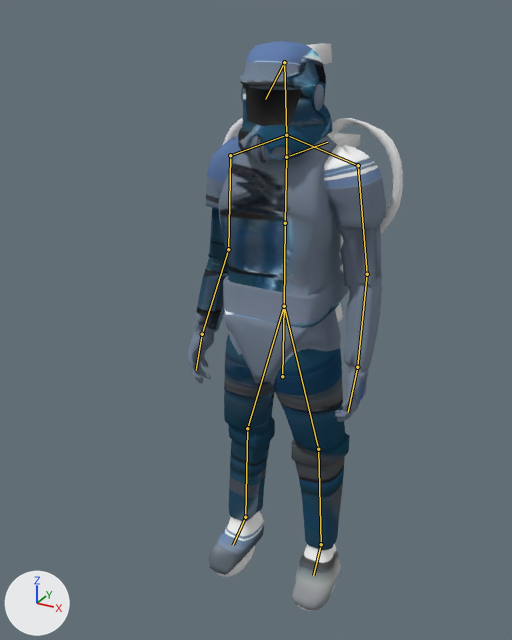
An edit to the Blender file UnityProject/Assets/Meshes/Character/Character.blend, drawn before and after from the same camera.
Rendered twice from a camera (50 mm lens) standing at (0.985, -1.966, 1.984) and looking at (-0.131, 0.062, 0.97). The axes (+X, +Y, +Z) are drawn at lower left. The lights are the same throughout. The bones that bend it are drawn over the model as lines.

Names of what the first picture shows: 'jetpack', 'main', 'repulsion', 'visor'.
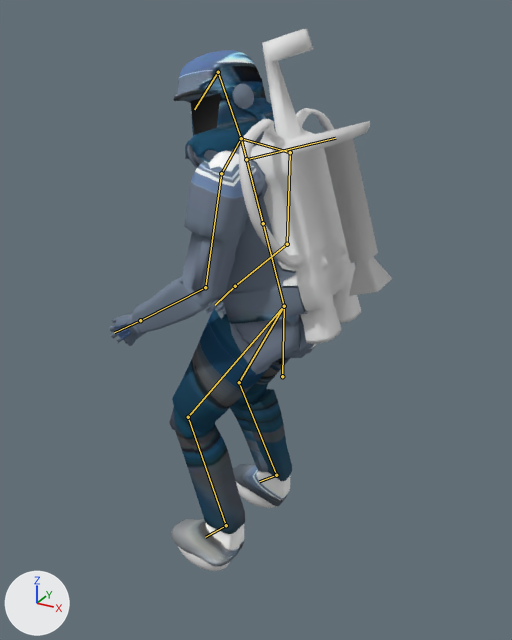
The newer file adds an action. The first version stands in its rest pose; the second is drawn at frame 0 of the action 'GroundSlide_fast'.

Pixel boxes (x1, y1, x2, y2) of what changed, in the pictures (512 x 640 px):
'main', posed
    before: (188, 41, 386, 610)
    after: (109, 50, 316, 566)
'jetpack', posed (15% narrower, 12% taller)
    before: (223, 43, 403, 323)
    after: (239, 29, 392, 344)
'visor', posed (43% narrower)
    before: (245, 86, 302, 126)
    after: (189, 93, 221, 135)
'repulsion', posed
    before: (217, 546, 335, 611)
    after: (178, 482, 277, 571)
bone 'Spine', root to tip
    before: (284, 306) to (285, 223)
    after: (284, 306) to (263, 223)
bone 'RightArm', root to tip
    before: (230, 155) to (228, 249)
    after: (290, 152) to (287, 244)
bone 'RightForeArm', root to tip
    before: (228, 249) to (202, 334)
    after: (287, 244) to (235, 286)
bone 'LeftArm', root to tip
    before: (358, 165) to (367, 274)
    after: (221, 173) to (205, 287)
bone 'LeftForeArm', root to tip
    before: (367, 274) to (357, 367)
    after: (205, 287) to (140, 320)
bone 'Head', root to tip
    before: (286, 135) to (284, 62)
    after: (241, 138) to (218, 72)
bone 'LeftUpLeg', root to tip
    before: (284, 306) to (318, 449)
    after: (284, 306) to (188, 417)
bone 'LeftLeg', root to tip
    before: (318, 449) to (321, 544)
    after: (188, 417) to (226, 525)
bone 'LeftFoot', root to tip
    before: (321, 544) to (313, 575)
    after: (226, 525) to (205, 537)
bone 'RightUpLeg', root to tip
    before: (284, 306) to (247, 428)
    after: (284, 306) to (239, 382)
bone 'RightLeg', root to tip
    before: (247, 428) to (245, 517)
    after: (239, 382) to (276, 475)
bone 'RightFoot', root to tip
    before: (245, 517) to (233, 545)
    after: (276, 475) to (259, 481)

The edits, one by one:
Bone 'Hips' (bone_hips) turns from (0, 0, 0) to (0, -90, 0) degrees about its own x, y and z.
Bone 'Spine' (bone_spine) turns from (0, 0, 0) to (16, 0, 0) degrees about its own x, y and z.
Bone 'RightArm' (bone_rightarm) turns from (0, 0, 0) to (-28, 3, 0) degrees about its own x, y and z.
Bone 'RightForeArm' (bone_rightforearm) turns from (0, 0, 0) to (-12, 2, -3) degrees about its own x, y and z.
Bone 'LeftArm' (bone_leftarm) turns from (0, 0, 0) to (-30, -3, 1) degrees about its own x, y and z.
Bone 'LeftForeArm' (bone_leftforearm) turns from (0, 0, 0) to (-21, -2, 5) degrees about its own x, y and z.
Bone 'Head' (bone_head) turns from (0, 0, 0) to (-10, 62, -15) degrees about its own x, y and z.
Bone 'LeftUpLeg' (bone_leftupleg) turns from (0, 0, 0) to (5, -6, -34) degrees about its own x, y and z.
Bone 'LeftLeg' (bone_leftleg) turns from (0, 0, 0) to (57, 2, 4) degrees about its own x, y and z.
Bone 'LeftFoot' (bone_leftfoot) turns from (0, 0, 0) to (-39, 4, -9) degrees about its own x, y and z.
Bone 'RightUpLeg' (bone_rightupleg) turns from (0, 0, 0) to (4, 6, 31) degrees about its own x, y and z.
Bone 'RightLeg' (bone_rightleg) turns from (0, 0, 0) to (50, -2, -3) degrees about its own x, y and z.
Bone 'RightFoot' (bone_rightfoot) turns from (0, 0, 0) to (-38, 6, 0) degrees about its own x, y and z.
